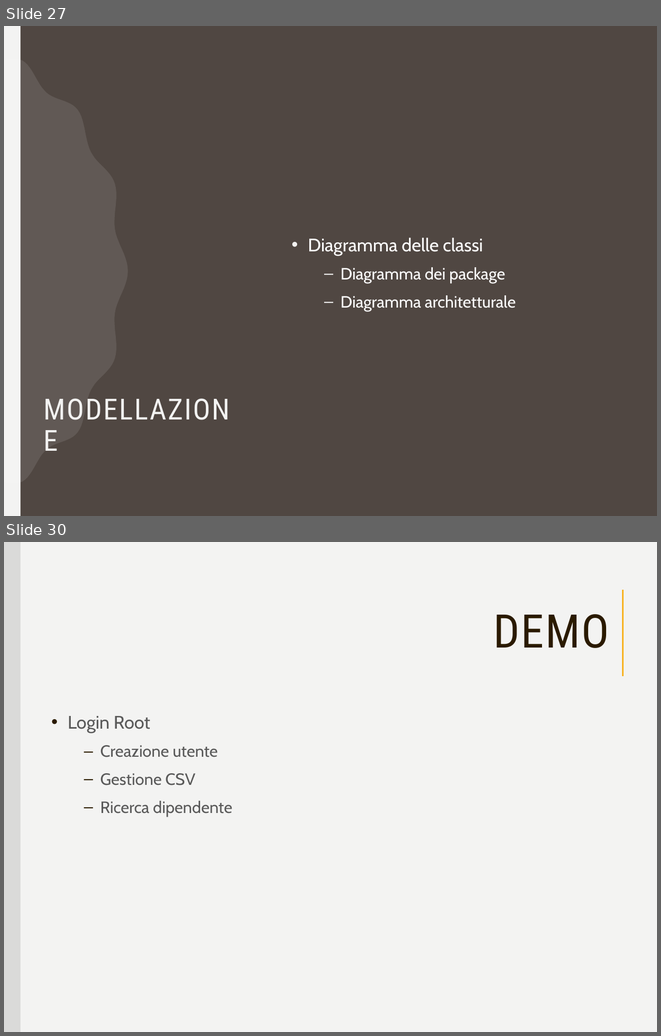
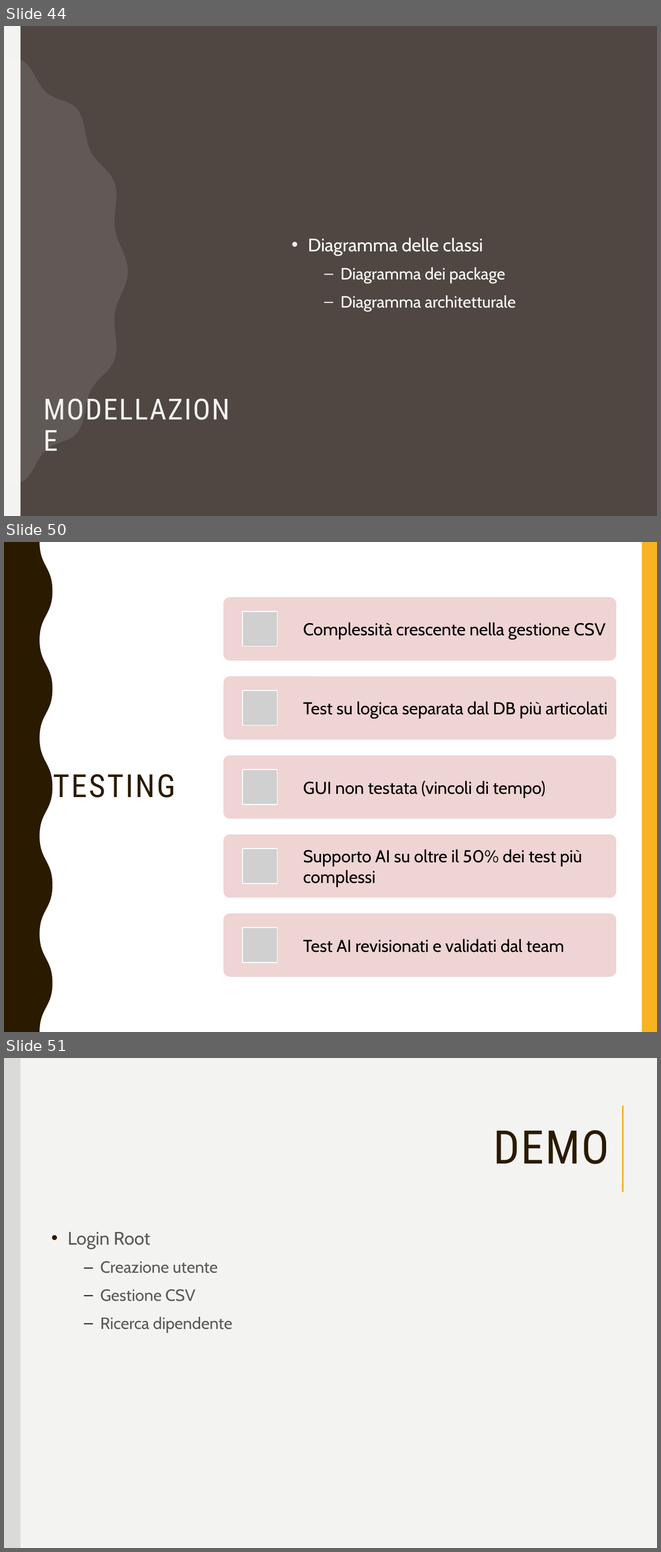
Before and after one commit to RiccardoSC2050/Progetto-ingegneria-del-software_1092954_1092457, a slide deck: presentazione/pw/Presentazione_Progetto_Ingegneria_Software(1).pptx. Shown one above the other, each under a label of ours: slides 27 and 30 before the commit, slides 44, 50 and 51 after it; the slides between them are not shown. The pictures are 661x1036 and 661x1552 pixels, drawn with LibreOffice and Linux fonts; fonts in the diff are those of the drawing; grey boxes stand for pictures. Boxes give left, top, right and bottom in pixels: in the first picture for what was removed or moved away, otherwise in the second. Text is boxed around its words. In the diff, an @@ line names an element or a change of style, - is before the commit and + after.

```diff
--- a/presentazione/pw/Presentazione_Progetto_Ingegneria_Software(1).pptx
+++ b/presentazione/pw/Presentazione_Progetto_Ingegneria_Software(1).pptx
@@ slide 50 added at (4,542,657,1032), background #FFFFFF; not listed: 2 template elements that a slide beside it also shows @@
@@ title added at (53,774,175,797), 35 pt, text #2A1A00 @@
+TESTING
@@ group added at (223,598,616,977): 5 rounded rectangles, 5 pictures, 5 texts @@
+Complessità crescente nella gestione CSV
+Test su logica separata dal DB più articolati
+GUI non testata (vincoli di tempo)
+Supporto AI su oltre il 50% dei test più complessi
+Test AI revisionati e validati dal team
@@ what was slide 27 is now slide 44 @@
@@ what was slide 30 is now slide 51 @@
```
Also in this commit, not shown: 4 slides changed, 22 other slides added, 2 slides removed, 5 other files.
